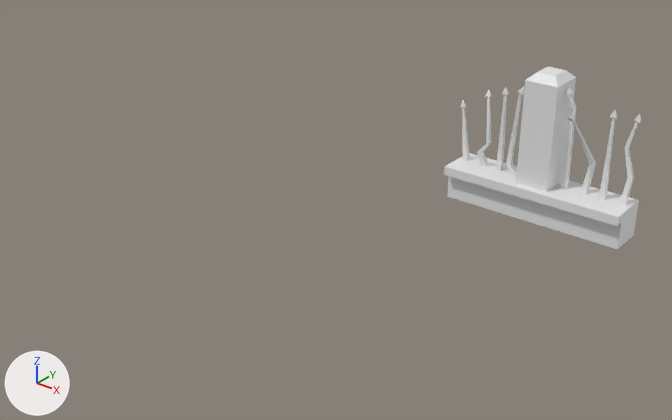
Two versions of the FBX model Assets/ART/3D/Walls/Fence/prop_fence_3.FBX, one commit apart.
The view is the same before and after, from a camera (50 mm lens) standing at (2.97, -5.75, 2.21) and looking at (0.2, -2.29, 0.06). Lighting does not change. The marker at lower left points along +X, +Y and +Z. Where no turn or scale is listed for an object, it has been applied to the vertices.

Before the edit, the objects in view are built like this:
```python
me_mesh = bpy.data.meshes.new('Mesh')
me_mesh.from_pydata(...)  # 234 vertices, 210 faces; spans x -0.511..0.5, y -0.15..0.1, z 0.0..0.8
ob_fence_v3 = bpy.data.objects.new('fence_v3', me_mesh)
ob_fence_v3.location = (1.0, -1.572, 0.0)
```
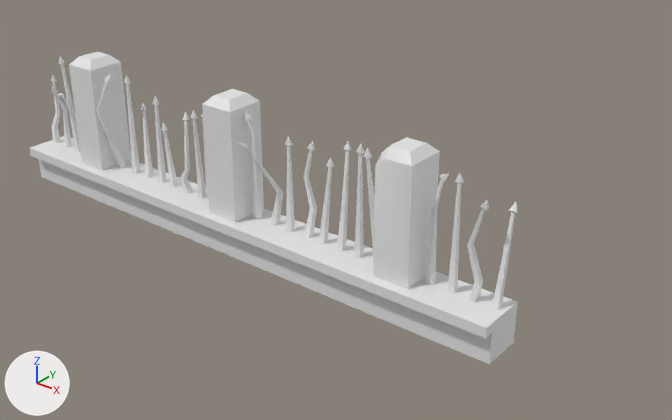
Commit message: Adding Candle Prop Fixing Mausoleum & Fence props

Location of each change, [x1, y1, x2, y2] in pixels of the pictures (672 x 420 px):
'fence_v3', reshaped, moved (146% wider, 72% taller): before [444, 67, 642, 249]; after [29, 51, 518, 364]
part 1 of me_mesh, added: after [152, 96, 167, 183]
part 2 of me_mesh, added: after [293, 137, 518, 364]
part 3 of me_mesh, built on: after [29, 51, 180, 225]

Edits to the bpy script that builds the scene:
```text
Change me_mesh:
    used by ob_fence_v3; location = (1.0, -1.572, 0.0)
    remove me_mesh.from_pydata(...)  # 234 vertices, 210 faces; spans x -0.511..0.5, y -0.15..0.1, z 0.0..0.8
    add me_mesh.from_pydata(...)  # 668 vertices, 608 faces; spans x -1.5..1.5, y -0.173..0.1, z 0.0..0.8
    me_mesh part 1: the loose piece of 20 vertices spanning x 0.332..0.364, y -0.009..0.021, z 0.189..0.675 is copied, and the copy is scaled about its middle by (1, 1, 0.995), then moved by (-0.893, 0.0, -0.001); it spans x -0.561..-0.529, y -0.009..0.021, z 0.189..0.672
    me_mesh part 2: 215 vertices added at x 0.5..1.5, y -0.15..0.1, z 0.0..0.8
    me_mesh part 3: 2 vertices moved from x -0.5..-0.089, y 0.064, z 0.15 to x -0.5..-0.089, y 0.1, z 0.15; 199 vertices added at x -1.5..-0.5, y -0.173..0.1, z 0.0..0.8
Change ob_fence_v3:
    ob_fence_v3.location: (1.0, -1.572, 0.0) -> (0.0, -2.827, 0.0)
```
